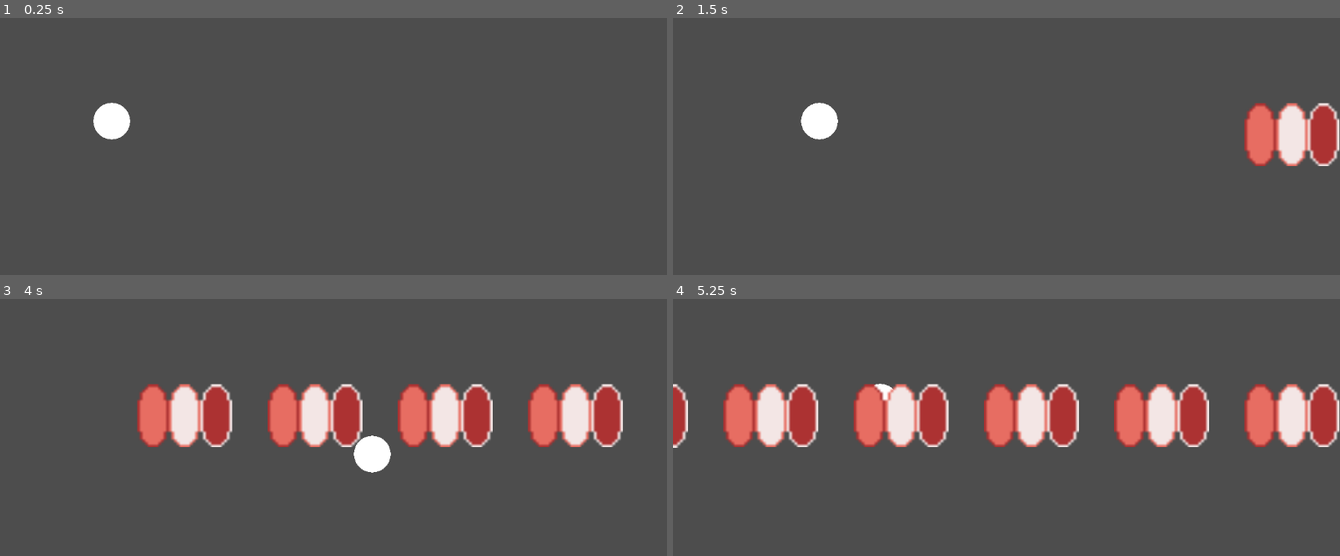
Above: before the commit, frames 1-4 (two rows, left to right).
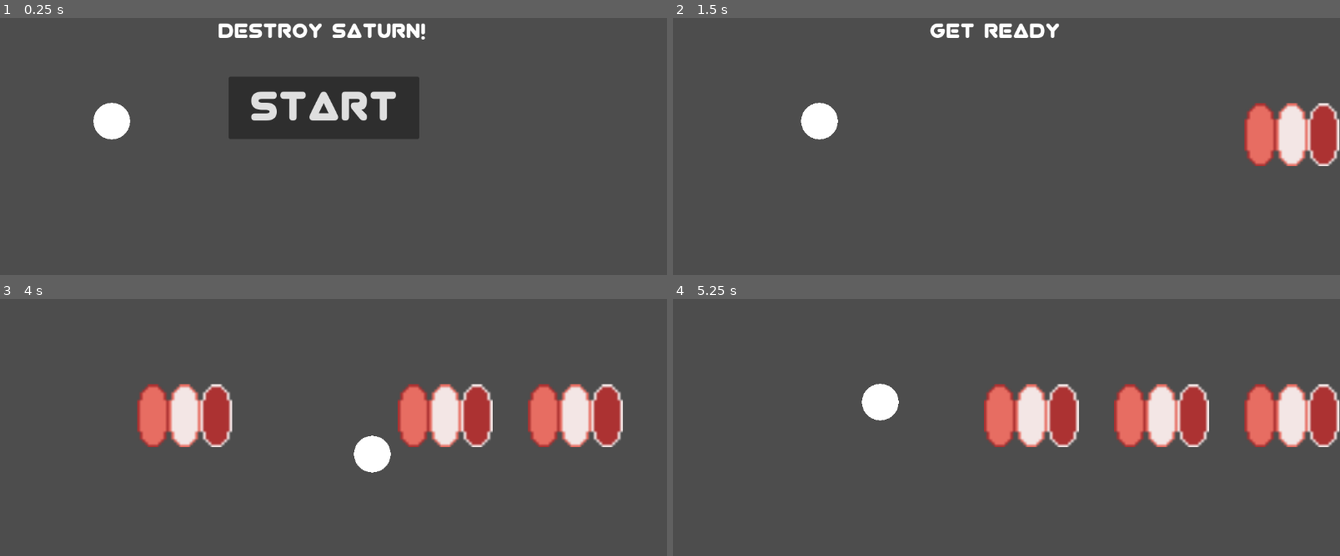
Above: after the commit, the same moments.

Repository: doggycoder456/GMTK-game-jam
Game: Godot game, scene res://Main.tscn
Two runs of this game, one before a commit and one after it. Both use one fixed random seed, a clock stepped at 60 frames per second and the inputs below.
Inputs (mouse positions are in pixels of both pictures, inside the frame that each line leads up to):
- Up to frame 1 (0.25 s): no input
- Up to frame 2 (1.5 s): click (999, 107) at 0.5 s, where only the run after the commit has a clickable "Start"; tap Enter at 1.25 s; hold Right (ui_right) from 1.28 s (still down); tap Space (space) at 1.35 s
- Up to frame 3 (4 s): release Right (ui_right) at 2.03 s; hold Down (ui_down) 2.03-2.78 s; tap Space (space) at 2.1, 2.85, 3.6 s; hold Right (ui_right) 2.78-3.53 s; hold Up (ui_up) from 3.53 s (still down)
- Up to frame 4 (5.25 s): release Up (ui_up) at 4.28 s; hold Left (ui_left) from 4.28 s (still down); tap Space (space) at 4.35, 5.1 s

The runs differ from the first frame. In frame 1, 7.8% of the frame differs, in the area x 32-64%, y 1-47%; in frame 2, 0.7%; in frame 3, 3.0%; in frame 4, 6.6%.

Commit message:
Changes to be committed: 	new file:   Source-code/Hud.gd 	new file:   Source-code/Hud.tscn 	new file:   Source-code/Main.gd 	modified:   Source-code/Main.tscn 	modified:   Source-code/Player.tscn 	modified:   Source-code/ProjectileSpawner.gd 	modified:   Source-code/Projectiles.gd 	modified:   Source-code/Projectiles.tscn 	modified:   Source-code/player.gd 	new file:   Source-code/player_collision.gd 	new file:   Source-code/virgo.ttf 	new file:   Source-code/virgo.ttf.import
Added placeholder Start menu

Diff:
--- /dev/null
+++ b/Source-code/Hud.gd
@@ -0,0 +1,31 @@
+extends CanvasLayer
+
+signal start_game
+
+func show_message(text):
+	$Message.text = text
+	$Message.show()
+	$MessageTimer.start()
+
+func show_game_over():
+	show_message("Game Over")
+	await $MessageTimer.timeout
+
+	$Message.text = "Destroy Saturn!"
+	$Message.show()
+
+	await get_tree().create_timer(1.0).timeout
+
+	$StartButton.show()
+
+
+
+
+func _on_start_button_pressed():
+	$StartButton.hide()
+	start_game.emit()
+
+
+
+func _on_message_timer_timeout():
+	$Message.hide()  # Replace with function body.
--- /dev/null
+++ b/Source-code/Hud.tscn
@@ -0,0 +1,48 @@
+[gd_scene load_steps=3 format=3 uid="uid://dbapln3oi8kp0"]
+
+[ext_resource type="Script" path="res://Hud.gd" id="1_hsil7"]
+[ext_resource type="FontFile" uid="uid://b0ipsxk0qjjp1" path="res://virgo.ttf" id="2_pqt01"]
+
+[node name="Hud" type="CanvasLayer"]
+script = ExtResource("1_hsil7")
+
+[node name="Message" type="Label" parent="."]
+custom_minimum_size = Vector2(480, 0)
+anchors_preset = 5
+anchor_left = 0.5
+anchor_right = 0.5
+offset_left = -220.0
+offset_top = 141.0
+offset_right = 180.0
+offset_bottom = 197.0
+grow_horizontal = 2
+theme_override_fonts/font = ExtResource("2_pqt01")
+theme_override_font_sizes/font_size = 32
+text = "Destroy Saturn!"
+horizontal_alignment = 1
+vertical_alignment = 1
+autowrap_mode = 2
+
+[node name="StartButton" type="Button" parent="."]
+anchors_preset = 8
+anchor_left = 0.5
+anchor_top = 0.5
+anchor_right = 0.5
+anchor_bottom = 0.5
+offset_left = -181.0
+offset_top = -77.0
+offset_right = 148.0
+offset_bottom = 31.0
+grow_horizontal = 2
+grow_vertical = 2
+theme_override_fonts/font = ExtResource("2_pqt01")
+theme_override_font_sizes/font_size = 64
+text = "Start
+"
+
+[node name="MessageTimer" type="Timer" parent="."]
+wait_time = 2.0
+one_shot = true
+
+[connection signal="pressed" from="StartButton" to="." method="_on_start_button_pressed"]
+[connection signal="timeout" from="MessageTimer" to="." method="_on_message_timer_timeout"]
--- /dev/null
+++ b/Source-code/Main.gd
@@ -0,0 +1,18 @@
+extends Node2D
+
+
+# Called when the node enters the scene tree for the first time.
+
+func _ready():
+	pass # Replace with function body.
+
+
+func game_over():
+	$HUD.show_game_over()
+
+func new_game():
+	$Player.start()
+	$HUD.show_message("Get Ready")
+# Called every frame. 'delta' is the elapsed time since the previous frame.
+func _process(delta):
+	pass
--- a/Source-code/Main.tscn
+++ b/Source-code/Main.tscn
@@ -1,10 +1,13 @@
-[gd_scene load_steps=3 format=3 uid="uid://cern3rxmbo3tl"]
+[gd_scene load_steps=5 format=3 uid="uid://cern3rxmbo3tl"]
 
 [ext_resource type="PackedScene" uid="uid://c6657rbelalwm" path="res://Player.tscn" id="1_bpmro"]
+[ext_resource type="Script" path="res://Main.gd" id="1_th16n"]
 [ext_resource type="PackedScene" uid="uid://bqfqqfysdak6h" path="res://ProjectileSpawner.tscn" id="2_tt51p"]
+[ext_resource type="PackedScene" uid="uid://dbapln3oi8kp0" path="res://Hud.tscn" id="3_ef31k"]
 
 [node name="Main" type="Node2D"]
 position = Vector2(1, 0)
+script = ExtResource("1_th16n")
 
 [node name="Player" parent="." instance=ExtResource("1_bpmro")]
 scale = Vector2(3.17, 3.17)
@@ -12,3 +15,7 @@
 [node name="ProjectileSpawner" parent="." instance=ExtResource("2_tt51p")]
 position = Vector2(949, 355)
 rotation = -1.5708
+
+[node name="HUD" parent="." instance=ExtResource("3_ef31k")]
+
+[connection signal="start_game" from="HUD" to="." method="new_game"]
--- a/Source-code/Player.tscn
+++ b/Source-code/Player.tscn
@@ -20,11 +20,9 @@
 mesh = SubResource("SphereMesh_v58dk")
 
 [node name="CollisionShape2D" type="CollisionShape2D" parent="."]
-shape = SubResource("CircleShape2D_0en4t")
-
-[node name="Hitbox" type="Area2D" parent="."]
-
-[node name="CollisionShape2D" type="CollisionShape2D" parent="Hitbox"]
 shape = SubResource("CircleShape2D_0dyfo")
 
-[connection signal="body_entered" from="Hitbox" to="." method="_on_collison_zone_2d_body_entered"]
+[node name="Area2D" type="Area2D" parent="."]
+
+[node name="CollisionShape2D" type="CollisionShape2D" parent="Area2D"]
+shape = SubResource("CircleShape2D_s5j6g")
--- a/Source-code/ProjectileSpawner.gd
+++ b/Source-code/ProjectileSpawner.gd
@@ -3,6 +3,9 @@
 @onready var main = get_tree().get_root().get_node("Main")
 @onready var projectile = load("res://Projectiles.tscn")
 
+# Called when the node enters the scene tree for the first time.
+func _ready():
+	pass # Replace with function body.
 
 func _process(delta):
 	if Input.is_action_just_pressed("space"):
--- a/Source-code/Projectiles.gd
+++ b/Source-code/Projectiles.gd
@@ -16,4 +16,8 @@
 
 
 func _on_area_2d_body_entered(body):
-	print("HIT") # Replace with function body.
+	queue_free()
+
+
+func _on_timer_timeout():
+	queue_free()
--- a/Source-code/Projectiles.tscn
+++ b/Source-code/Projectiles.tscn
@@ -15,11 +15,6 @@
 scale = Vector2(4.55, 4.55)
 texture = ExtResource("1_dpfyv")
 
-[node name="CollisionShape2D" type="CollisionShape2D" parent="."]
-z_index = -1
-position = Vector2(154, -7)
-shape = SubResource("RectangleShape2D_pvb5x")
-
 [node name="Area2D" type="Area2D" parent="."]
 position = Vector2(154, -8)
 
@@ -27,4 +22,9 @@
 z_index = -1
 shape = SubResource("RectangleShape2D_pvb5x")
 
+[node name="Timer" type="Timer" parent="."]
+wait_time = 2.73
+autostart = true
+
 [connection signal="body_entered" from="Area2D" to="." method="_on_area_2d_body_entered"]
+[connection signal="timeout" from="Timer" to="." method="_on_timer_timeout"]
--- a/Source-code/player.gd
+++ b/Source-code/player.gd
@@ -1,15 +1,19 @@
 extends CharacterBody2D
-
+signal hit;
 
 @export var player_speed = 300
+@export var player_health  = 100
 var screensize;
-signal hit;
 
-func _ready():
+func start():
 	screensize = get_viewport_rect().size
 	if (position.x != screensize.x / 4 && position.y != screensize.y / 2):
 		position.x = screensize.x / 6
 		position.y = (screensize.y / 2)
+	$CollisionShape2D.disabled = false
+
+func _ready():
+	start()
 
 func _process(delta):
 	var velocity = Vector2.ZERO
@@ -33,8 +37,8 @@
 
 
 
-
-
-func _on_collison_zone_2d_body_entered(body):
+func _on_body_entered(body):
+	hide() # Player disappears after being hit.
 	hit.emit()
+	# Must be deferred as we can't change physics properties on a physics callback.
 	$CollisionShape2D.set_deferred("disabled", true)
--- /dev/null
+++ b/Source-code/player_collision.gd
@@ -0,0 +1 @@
+extends Area2D
Not shown: 1 places in Source-code/Player.tscn that only renumber resources
Binary file added: Source-code/virgo.ttf
Not shown, added: Source-code/virgo.ttf.import
